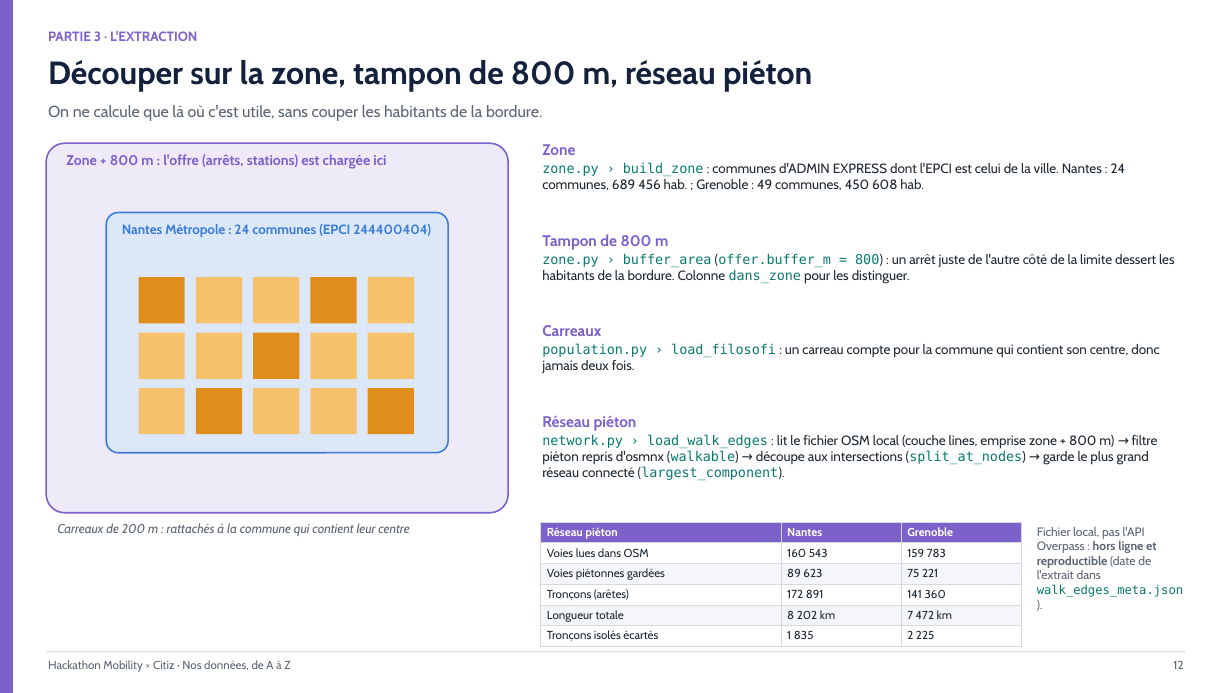
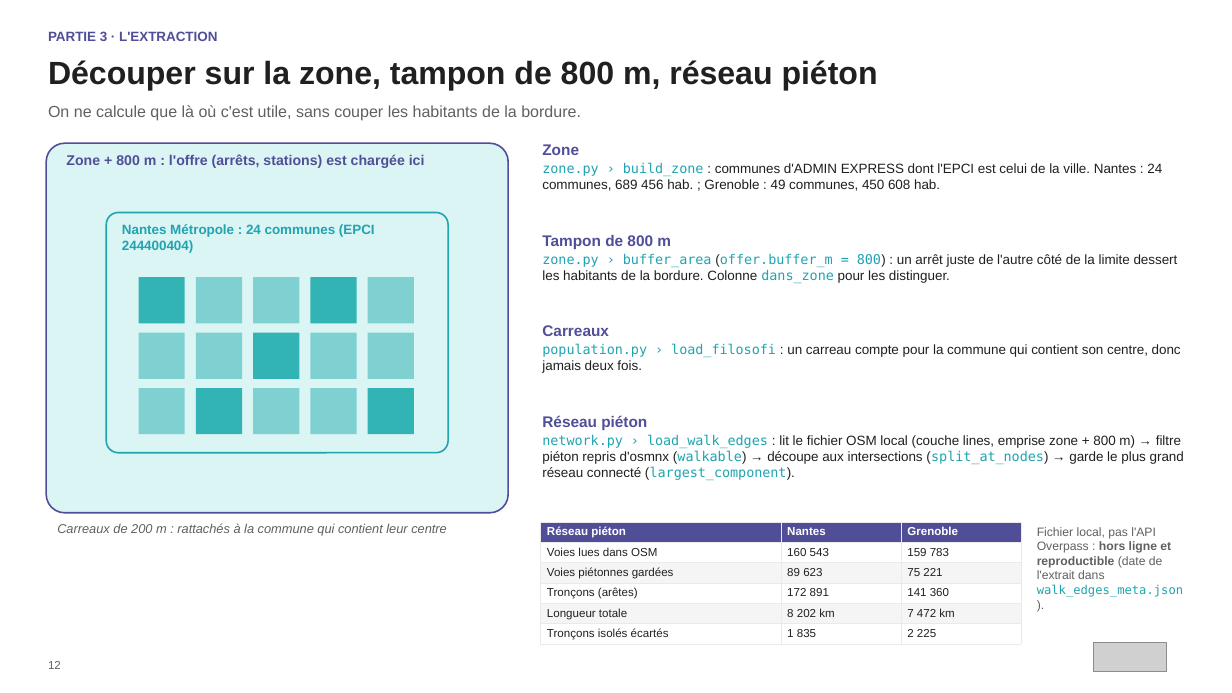
Before and after one commit to hillzeealex/hackathon-mobility-citiz, a slide deck: slide 12 of slides/DONNEES_ET_AUTOMATISATION.pptx. Drawn at 1232x693 pixels with LibreOffice and Linux fonts; fonts in the diff are those of the drawing; grey boxes stand for pictures. Boxes give left, top, right and bottom in pixels: in the first picture for what was removed or moved away, otherwise in the second. Text is boxed around its words. In the diff, an @@ line names an element or a change of style, - is before the commit and + after.

Commit message:
Slides : chiffres officiels de Fabric, sans délinquance ; deck données aux couleurs de Citiz (#38)

```diff
--- a/slides/DONNEES_ET_AUTOMATISATION.pptx
+++ b/slides/DONNEES_ET_AUTOMATISATION.pptx
@@ rectangle removed at [0, 0, 13, 693] @@
@@ text "PARTIE 3 · L'EXTRACTION" at [48, 31, 217, 41]: font Cabin to Arial, text colour #7B61C9 to #514E98 @@
@@ text "Découper sur la zone, tampon ..." at [48, 60, 878, 91]: font Cabin to Arial, text colour #14213D to #202020 @@
@@ text "On ne calcule que là ..." at [48, 105, 581, 121]: font Cabin to Arial, text colour #5B6573 to #616060 @@
@@ rounded rectangle at [46, 143, 508, 513]: fill #EEEAF8 to #DBF4F4; outline #7B61C9 1.25 pt to #514E98 1.25 pt @@
@@ text "Zone" at [542, 144, 1162, 191]: font Cabin to Arial in "Zone", ": communes d'ADMIN EXPRESS dont l'EPCI est ..."; text colour #7B61C9 to #514E98 in "Zone"; text colour #0B7A6E to #20A4B0 in "zone.py › build_zone"; text colour #1F2933 to #202020 in ": communes d'ADMIN EXPRESS dont l'EPCI est ..." @@
@@ text "Zone + 800 m : ..." at [66, 154, 425, 168]: font Cabin to Arial, text colour #7B61C9 to #514E98 @@
@@ rounded rectangle at [106, 213, 448, 453]: fill #DCE8F8 to #DBF4F4; outline #3D7DD8 1.25 pt to #20A4B0 1.25 pt @@
@@ text "Nantes Métropole : 24 communes ..." at [122, 224, 375, 253]: font Cabin to Arial, text colour #3D7DD8 to #20A4B0 @@
@@ text "Tampon de 800 m" at [542, 235, 1178, 283]: font Cabin to Arial in "Tampon de 800 m", "(offer.buffer_m 800) : un arrêt juste de ..."; text colour #7B61C9 to #514E98 in "Tampon de 800 m"; text colour #0B7A6E to #20A4B0 in "zone.py › buffer_area (offer.buffer_m = 800) dans_zone"; text colour #1F2933 to #202020 in "(offer.buffer_m 800) : un arrêt juste de ..." @@
@@ text "Carreaux" at [542, 325, 1181, 373]: font Cabin to Arial in "Carreaux", ": un carreau compte pour la commune ..."; text colour #7B61C9 to #514E98 in "Carreaux"; text colour #0B7A6E to #20A4B0 in "population.py › load_filosofi"; text colour #1F2933 to #202020 in ": un carreau compte pour la commune ..." @@
@@ fill #F5C26B to #7FD0D1 in 10 elements at [196, 277, 242, 323], [253, 277, 299, 323], [368, 277, 414, 323], [139, 333, 185, 379], [196, 333, 242, 379], [311, 333, 357, 379], [368, 333, 414, 379], [139, 388, 185, 434], [253, 388, 299, 434], [311, 388, 357, 434] @@
@@ fill #E08E1B to #32B4B5 in 5 elements at [139, 277, 185, 323], [311, 277, 357, 323], [253, 333, 299, 379], [196, 388, 242, 434], [368, 388, 414, 434] @@
@@ text "Réseau piéton" at [542, 415, 1184, 480]: font Cabin to Arial in "Réseau piéton", ": lit le fichier OSM local (couche ..."; text colour #7B61C9 to #514E98 in "Réseau piéton"; text colour #0B7A6E to #20A4B0 in "network.py › load_walk_edges (walkable) (split_at_nodes) (la ..."; text colour #1F2933 to #202020 in ": lit le fichier OSM local (couche ..." @@
@@ text "Carreaux de 200 m : ..." at [57, 523, 447, 536]: font Cabin to Arial, text colour #5B6573 to #616060 @@
@@ table at [541, 522, 1021, 644] @@
@@ fill #7B61C9 to #514E98 in row 1 @@
@@ fill #F4F6F9 to #F5F5F5 in 6 cells @@
@@ font Cabin to Arial @@
@@ text colour #1F2933 to #202020 in "Voies lues dans OSM", "160 543", "159 783", "Voies piétonnes gardées" and 11 more places @@
@@ borders changed @@
@@ text "Fichier local, pas l'API Overpass ..." at [1037, 527, 1183, 597]: font Cabin to Arial, text colour #5B6573 to #616060 in "Fichier local, pas l'API Overpass : hors ..."; text colour #0B7A6E to #20A4B0 in "walk_edges_meta.json)." @@
@@ text "12": place and size @@
-text "12" at [1173, 661, 1183, 669]
+text "12" at [48, 661, 61, 669]
@@ text "12" at [48, 661, 61, 669]: font Cabin to Arial, text colour #5B6573 to #616060; alignment right to left @@
@@ rectangle removed at [46, 652, 1186, 653] @@
@@ picture added at [1093, 642, 1166, 672] @@
@@ text removed at [48, 660, 290, 672] @@
-Hackathon Mobility × Citiz · Nos données, de A à Z
```
Also in this commit, not shown: 29 other slides changed, 1 other file.
